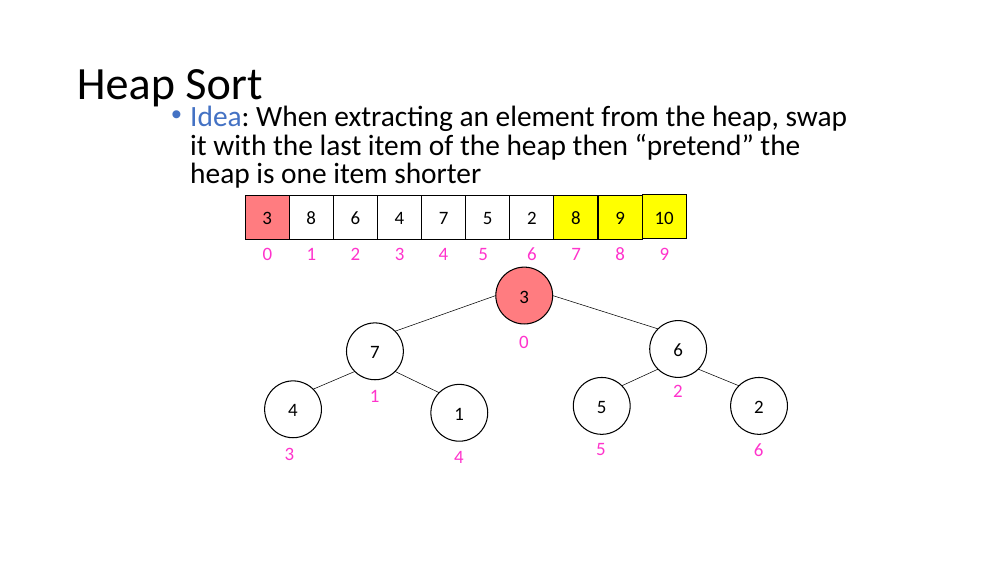
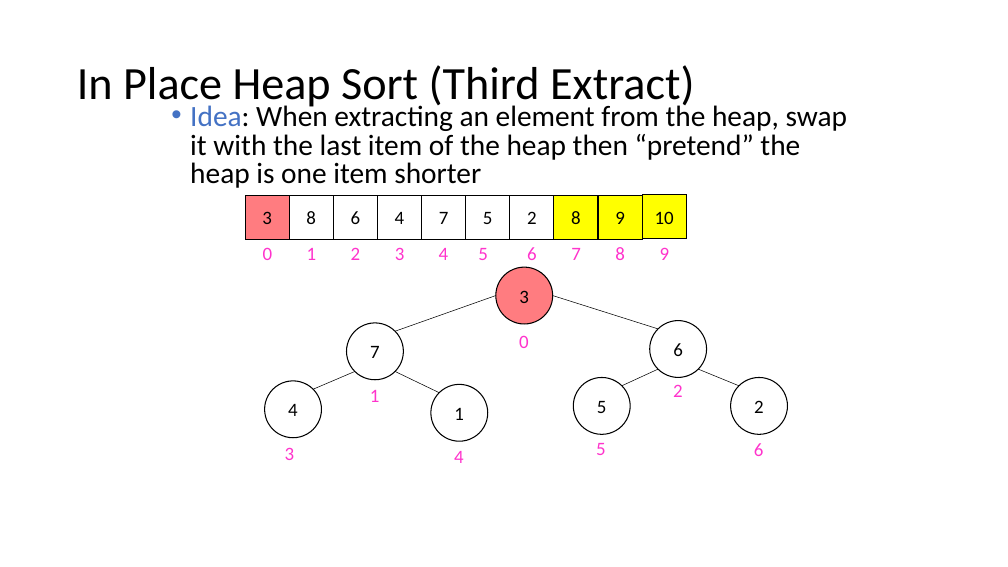
Before and after one commit to natebrunelle/cse332, a slide deck: slide 48 of markdown/files/slides/lecture12_sorting1.pptx. Drawn at 1008x567 pixels with LibreOffice and Linux fonts; fonts in the diff are those of the drawing. Boxes give left, top, right and bottom in pixels: in the first picture for what was removed or moved away, otherwise in the second. Text is boxed around its words. In the diff, an @@ line names an element or a change of style, - is before the commit and + after.

```diff
--- a/markdown/files/slides/lecture12_sorting1.pptx
+++ b/markdown/files/slides/lecture12_sorting1.pptx
@@ title at [77, 65, 694, 111]: text changed @@
-Heap Sort
+In Place Heap Sort (Third Extract)
```
Also in this commit, not shown: 11 other slides changed, 27 slides removed, 11 other files.
